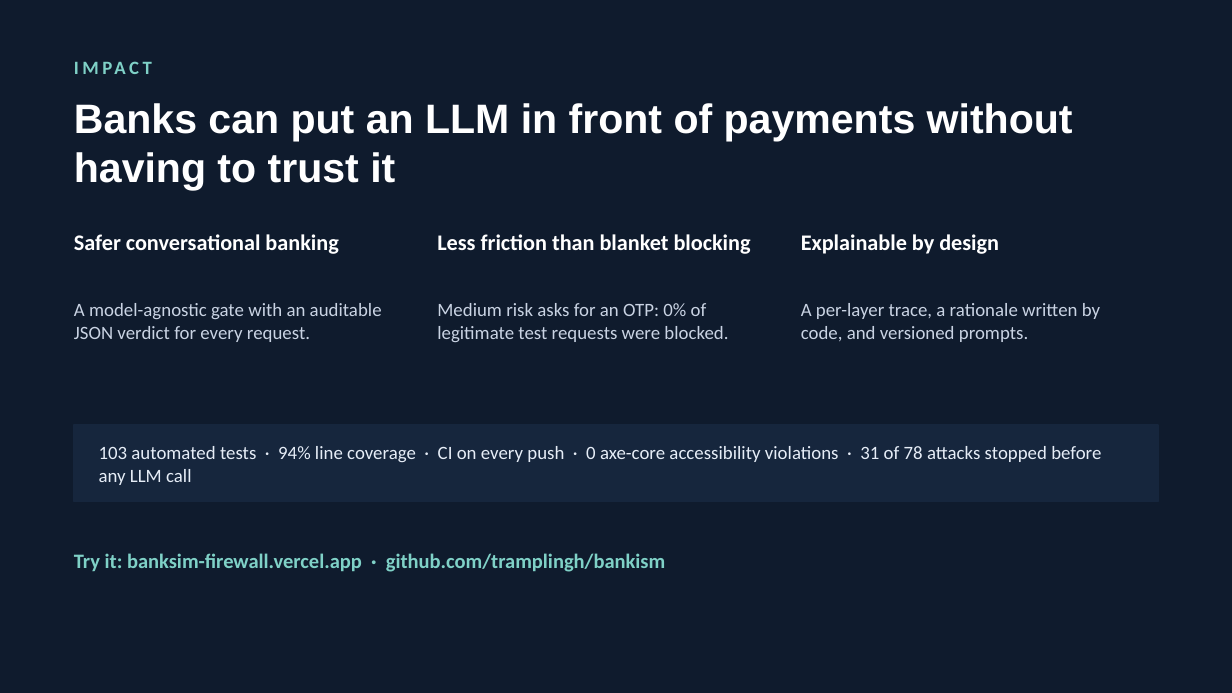
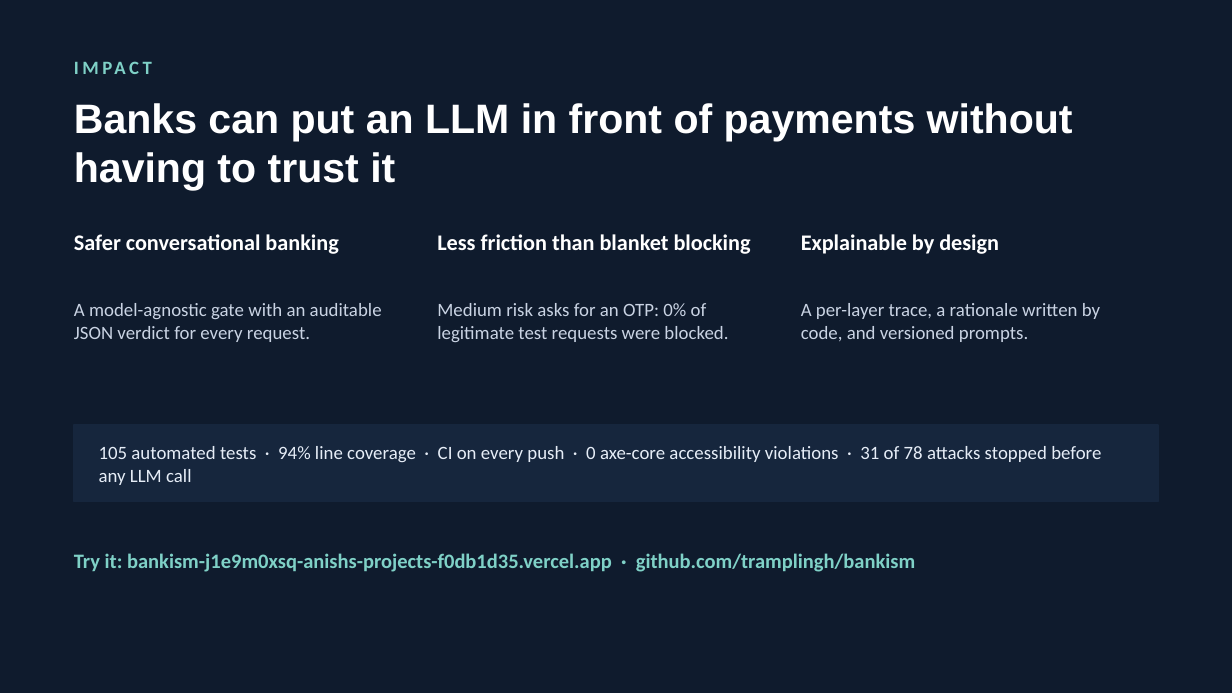
Before and after one commit to tramplingh/Bankism, a slide deck: slide 8 of docs/deck/Bankism.pptx. Drawn at 1232x693 pixels with LibreOffice and Linux fonts; fonts in the diff are those of the drawing. Boxes give left, top, right and bottom in pixels: in the first picture for what was removed or moved away, otherwise in the second. Text is boxed around its words. In the diff, an @@ line names an element or a change of style, - is before the commit and + after.

```diff
--- a/docs/deck/Bankism.pptx
+++ b/docs/deck/Bankism.pptx
@@ text at box(99, 446, 1101, 485): text changed @@
-103 automated tests · 94% line coverage · CI on every push · 0 axe-core accessibility violations · 31 of 78 attacks stopped before any LLM call
+105 automated tests · 94% line coverage · CI on every push · 0 axe-core accessibility violations · 31 of 78 attacks stopped before any LLM call
@@ text at box(74, 553, 915, 572): text changed @@
-Try it: banksim-firewall.vercel.app · github.com/tramplingh/bankism
+Try it: bankism-j1e9m0xsq-anishs-projects-f0db1d35.vercel.app · github.com/tramplingh/bankism
```
Also in this commit, not shown: 1 other slide changed, 12 other files.
